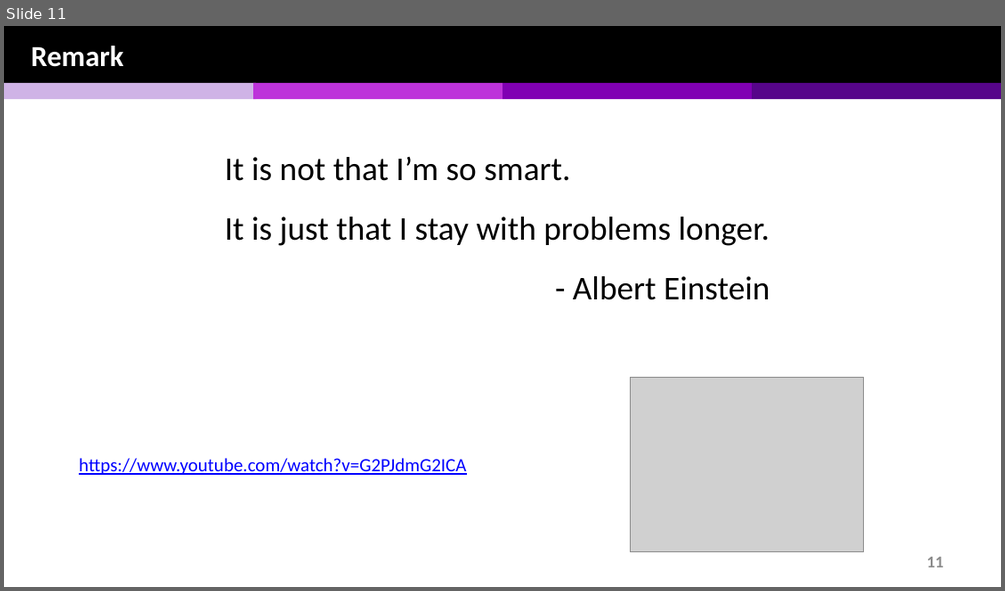
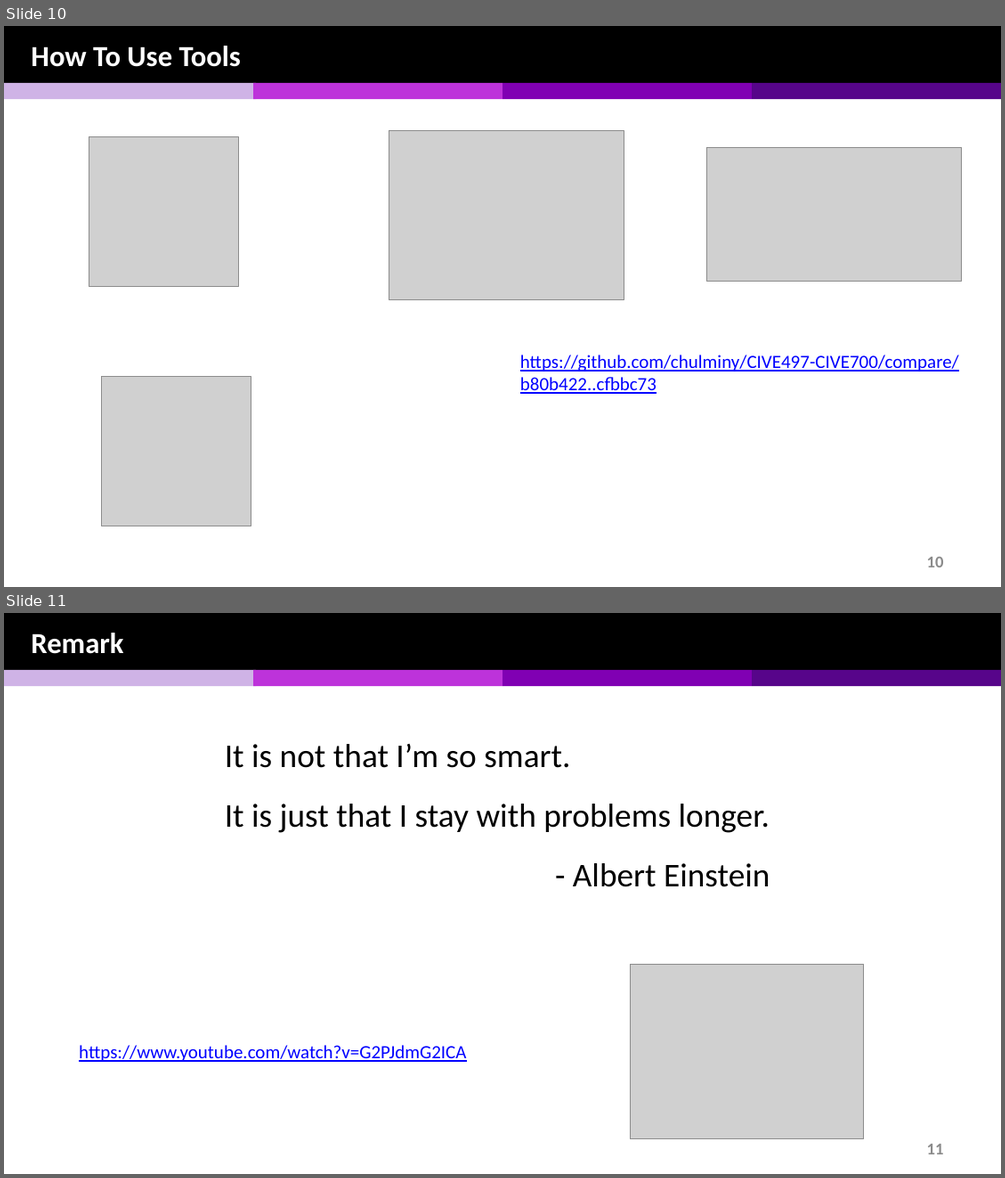
Before and after one commit to chulminy/CIVE497-CIVE700, a slide deck: lecture/introduction/CIVE497_700_Yeum_Course_Syllabus_V4.pptx. Shown one above the other, each under a label of ours: slide 11 before the commit, slides 10 and 11 after it. The pictures are 1005x591 and 1005x1178 pixels, drawn with LibreOffice and Linux fonts; fonts in the diff are those of the drawing; grey boxes stand for pictures. Boxes give left, top, right and bottom in pixels: in the first picture for what was removed or moved away, otherwise in the second. Text is boxed around its words. In the diff, an @@ line names an element or a change of style, - is before the commit and + after.

```diff
--- a/lecture/introduction/CIVE497_700_Yeum_Course_Syllabus_V4.pptx
+++ b/lecture/introduction/CIVE497_700_Yeum_Course_Syllabus_V4.pptx
@@ slide 10 added at <box>4,26,1001,587</box>, background #FFFFFF; not listed: 6 template elements that a slide beside it also shows @@
@@ text added at <box>31,46,241,67</box>, 28 pt, text #FFFFFF, bold @@
+How To Use Tools
@@ picture added at <box>389,131,624,299</box> @@
@@ picture added at <box>89,136,239,286</box> @@
@@ picture added at <box>706,147,961,281</box> @@
@@ text added at <box>520,354,959,394</box>, 18 pt, text #0000FF, underline @@
+https://github.com/chulminy/CIVE497-CIVE700/compare/b80b422..cfbbc73
@@ picture added at <box>101,376,251,525</box> @@
```
Also in this commit, not shown: 1 slide changed, 1 slide removed, 10 other files.
